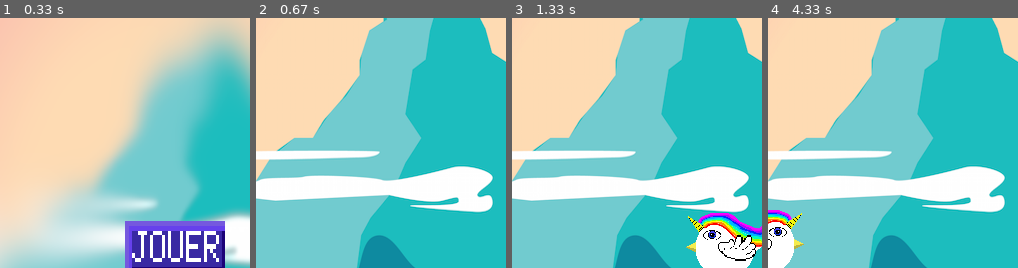
Above: before the commit, frames 1-4 (left to right).
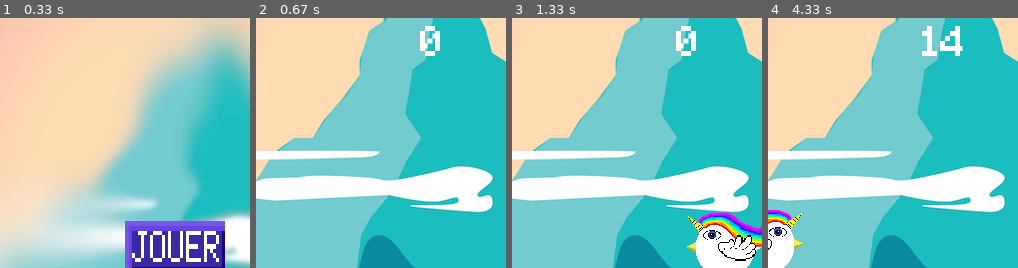
Above: after the commit, the same moments.

Repository: Wissi00/Projet-CMI
Game: pygame game, started from Main.py
The game is run twice, just before and just after one commit, with the same random seed, the same clock (stepped at 60 frames per second) and the same inputs.
Inputs (mouse positions are % of the whole screen's width and height, from its top left):
- Up to frame 1 (0.33 s): no input
- Up to frame 2 (0.67 s): click (50, 50) at 0.38 s
- Up to frame 3 (1.33 s): tap Space at 0.67, 1 s
- Up to frame 4 (4.33 s): tap Space at 1.4, 1.7, 1.9, 2.23, 2.53, 2.73, 3.03, 3.3, 3.63, 3.93, 4.07 s
The pictures show only the part of the screen within x 15-65%, y 4-54%; the shares and areas given below are measured in that part.

Frame 1 is identical in both runs. In frame 2, 0.6% of the frame differs, in the area x 65-74%, y 3-16%; in frame 3, 0.6%; in frame 4, 0.9%, in the area x 61-78%, y 3-16%.

Commit message:
changements

Diff:
--- a/Game.py
+++ b/Game.py
@@ -29,6 +29,9 @@
     from Menu import menu
     #Game Loop ------------------------------------------------------------
     while True:
+        scoreTexte=pixelfont.render((str(int(hauteur)//100)), True, (255,255,255))
+        scoreTexteRect=scoreTexte.get_rect()
+        scoreTexteRect.center=(taille[0]/2, 50)
         #Entrée joueur
         for event in pygame.event.get():
             if event.type == pygame.QUIT:
@@ -104,6 +107,7 @@
         for murDroit in mursDroit:
             for pic in murDroit.pics:
                 pic.draw()
+        screen.blit(scoreTexte,scoreTexteRect)
         Player1.draw()
         if Player1.y>500:
             MenuLost()
--- a/Main.py
+++ b/Main.py
@@ -3,5 +3,6 @@
 from Menu import menu
 
 pygame.init()
-
+pygame.display.set_icon(icon)
+pygame.display.set_caption("L'oiseau qui saute")
 menu()
--- a/Variables.py
+++ b/Variables.py
@@ -30,5 +30,4 @@
 clock=pygame.time.Clock()
 rect = screen.get_rect()
 icon = pygame.image.load("sprites/oiseau.png")
-hauteur = 0
 scoreTexte= pixelfont.render(str(hauteur),True,(255,255,255))
